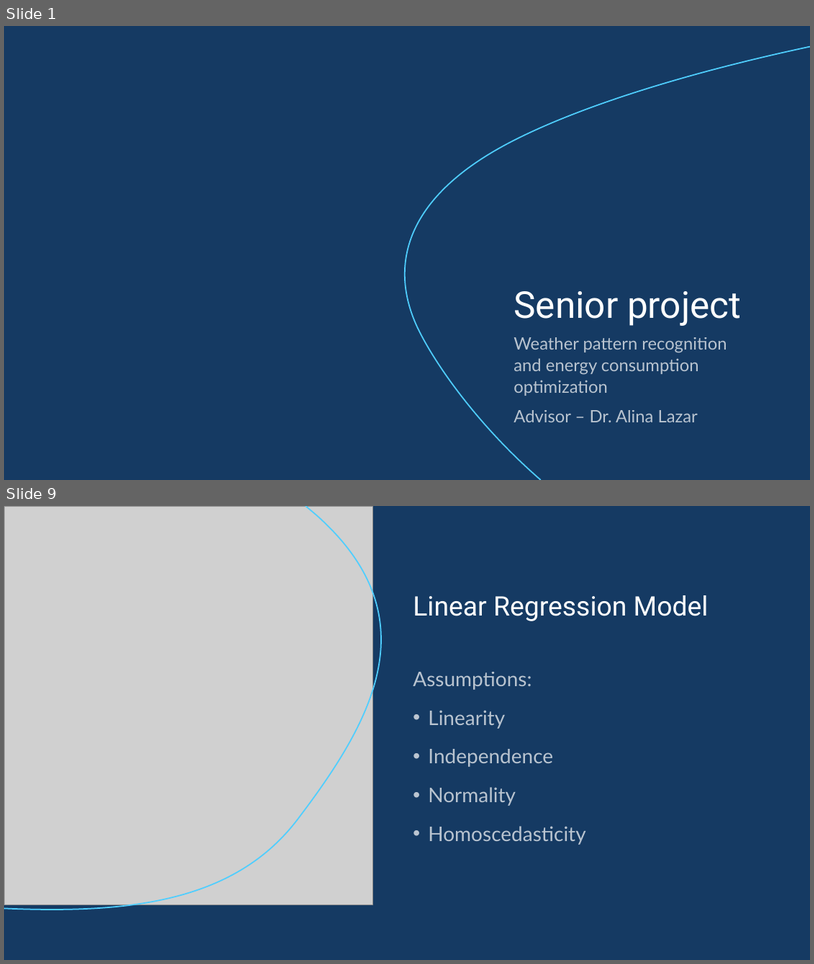
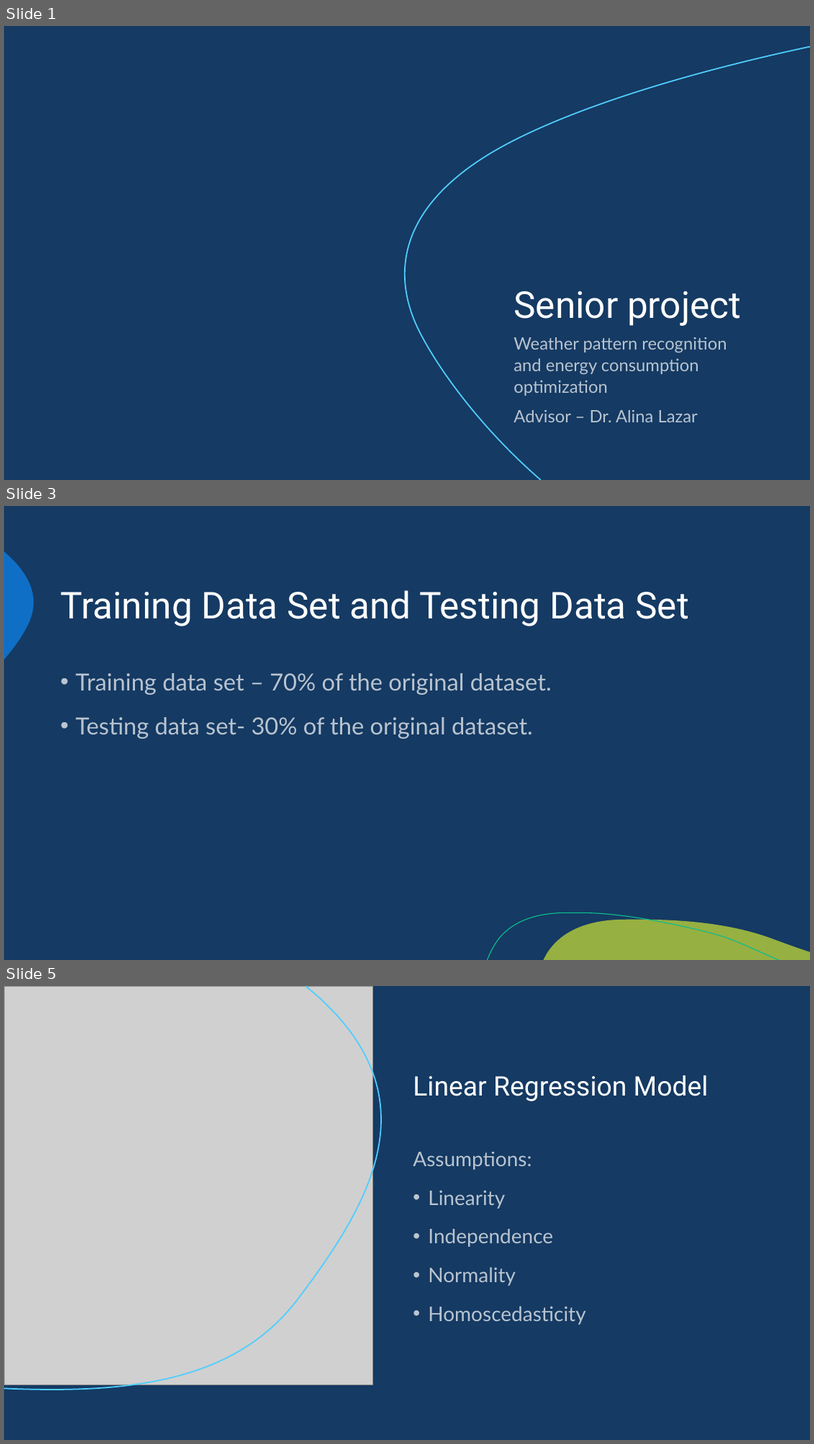
Before and after one commit to singhaniket98/Energy-Consumption-Prediction, a slide deck: presentationCapston.pptx. Shown one above the other, each under a label of ours: slides 1 and 9 before the commit, slides 1, 3 and 5 after it; the slides between them are not shown. The pictures are 814x964 and 814x1444 pixels, drawn with LibreOffice and Linux fonts; fonts in the diff are those of the drawing; grey boxes stand for pictures; background and template pictures are left out. Boxes give left, top, right and bottom in pixels: in the first picture for what was removed or moved away, otherwise in the second. Text is boxed around its words. In the diff, an @@ line names an element or a change of style, - is before the commit and + after.

```diff
--- a/presentationCapston.pptx
+++ b/presentationCapston.pptx
@@ slide 3 added at box(4, 506, 810, 960), background #153A63; not listed: 3 template elements that a slide beside it also shows @@
@@ title added at box(60, 590, 689, 626), 44 pt, text #FFFFFF @@
+Training Data Set and Testing Data Set
@@ text added at box(75, 673, 552, 739), 28 pt, text #FFFFFF at 70% opacity @@
+• Training data set – 70% of the original dataset.
+• Testing data set- 30% of the original dataset.
@@ what was slide 9 is now slide 5 @@
```
Also in this commit, not shown: 1 slide changed, 3 other slides added, 3 slides removed, 3 other files.
